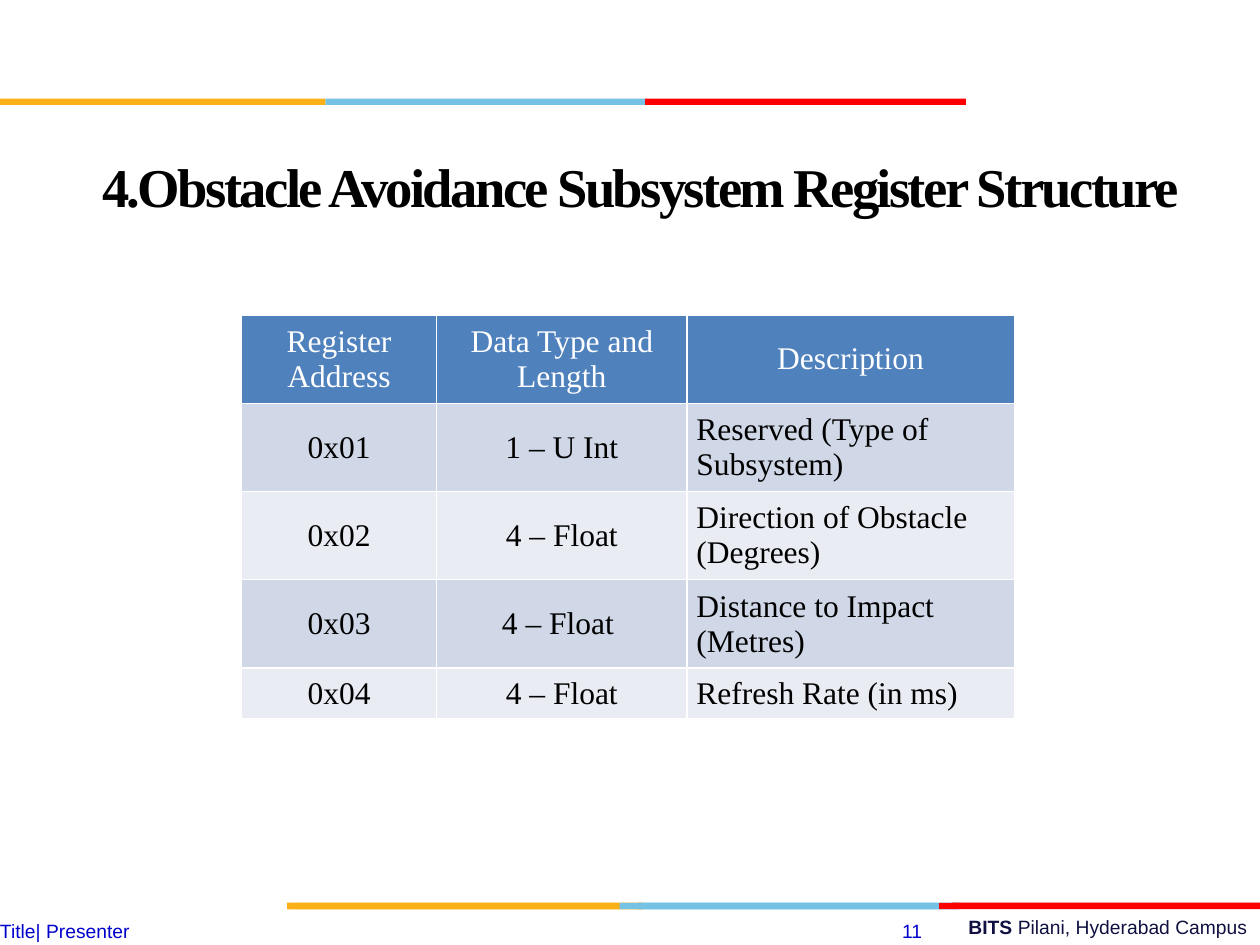
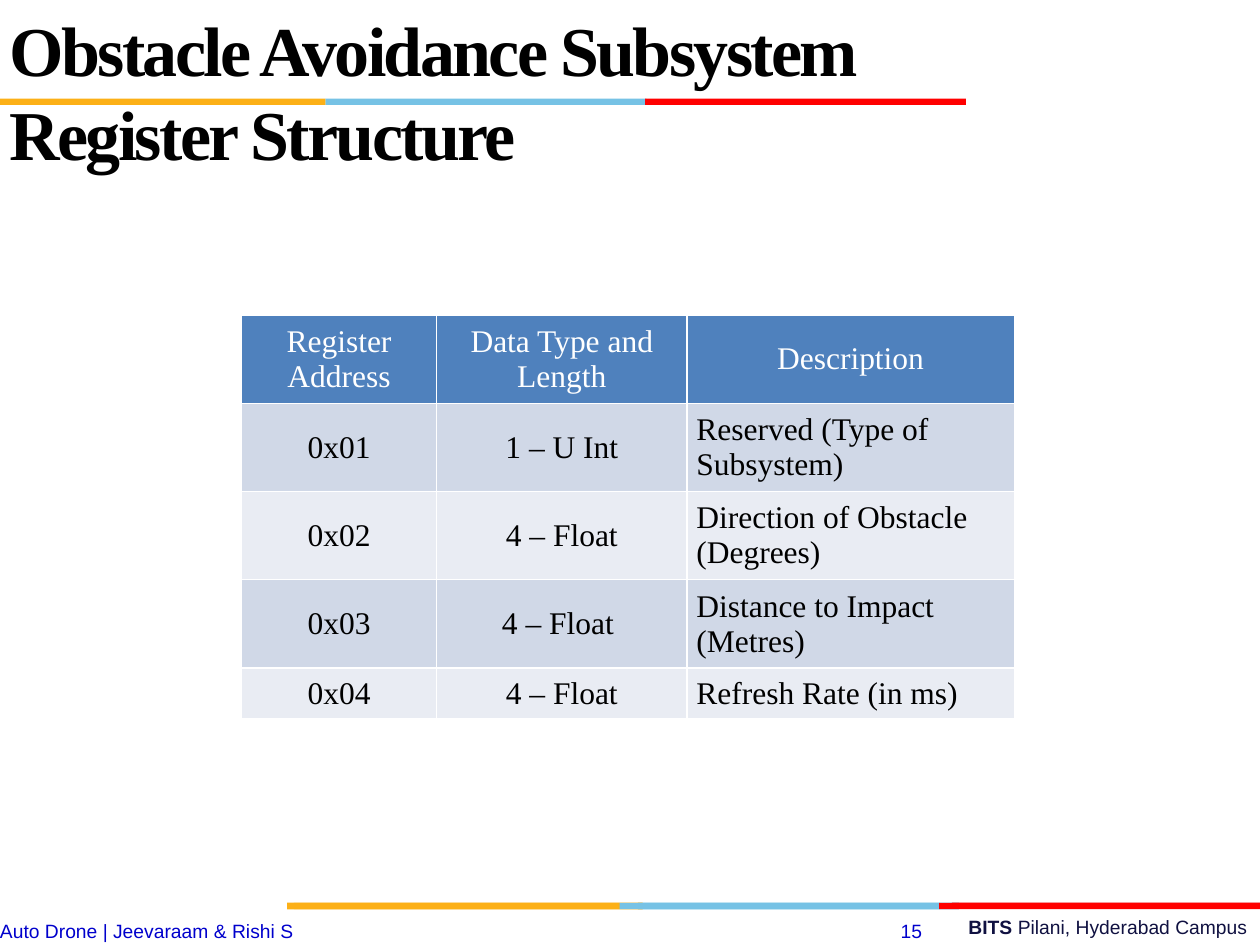
Before and after one commit to jeevaraam/AutoDrone, a slide deck: slide 15 of esd final.pptx (slide 11 before the commit). Drawn at 1260x945 pixels with LibreOffice and Linux fonts; fonts in the diff are those of the drawing; background and template pictures are left out. Boxes give left, top, right and bottom in pixels: in the first picture for what was removed or moved away, otherwise in the second. Text is boxed around its words. In the diff, an @@ line names an element or a change of style, - is before the commit and + after.

```diff
--- a/esd final.pptx
+++ b/esd final.pptx
@@ text at (10,27,858,173): text changed; size 31.2 to 40 pt @@
-4.Obstacle Avoidance Subsystem Register Structure
+Obstacle Avoidance Subsystem Register Structure
@@ text at (0,924,293,939): text changed @@
-Title| Presenter
+Auto Drone | Jeevaraam & Rishi S
@@ page number at (901,924,922,939): text changed @@
-11
+15
```
Also in this commit, not shown: 10 other slides changed, 10 slides added, 2 slides removed.
